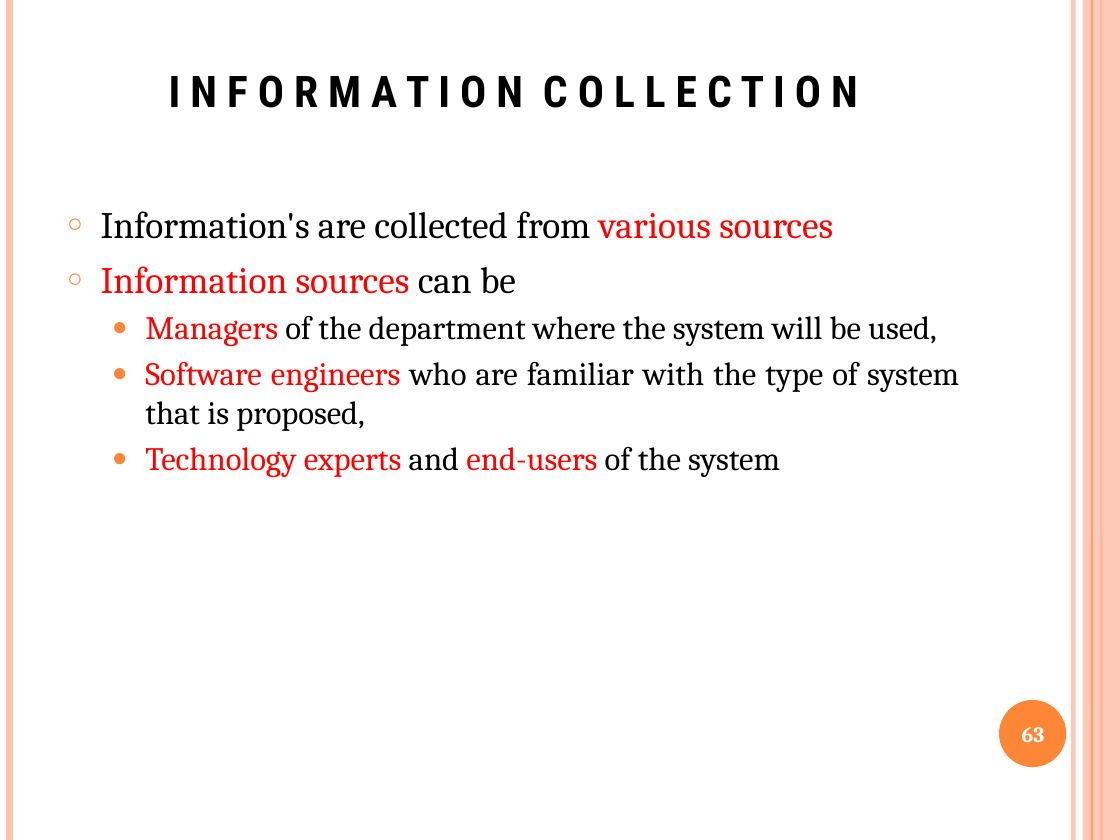
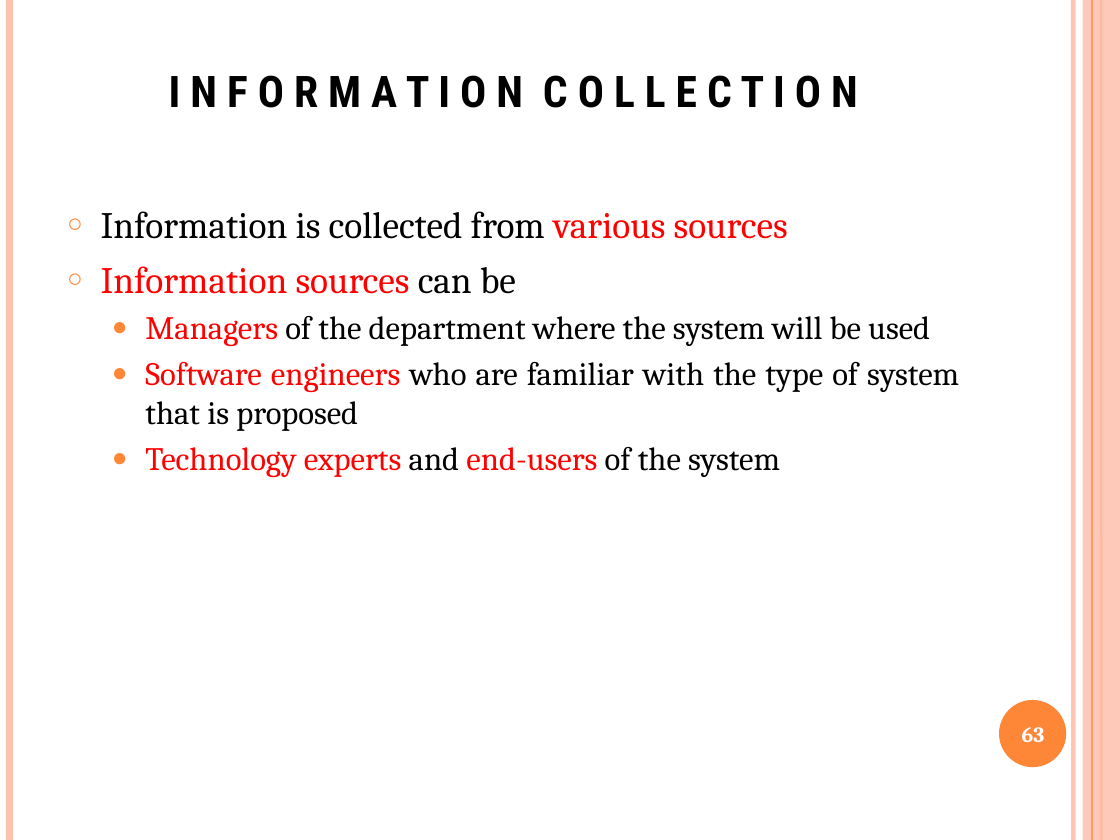
Before and after one commit to GeneralNitin/S6, a slide deck: slide 63 of 04. Software Engineering and Project Management/PPTs/M2.pptx. Drawn at 1120x840 pixels with LibreOffice and Linux fonts; fonts in the diff are those of the drawing. Boxes give left, top, right and bottom in pixels: in the first picture for what was removed or moved away, otherwise in the second. Text is boxed around its words. In the diff, an @@ line names an element or a change of style, - is before the commit and + after.

```diff
--- a/04. Software Engineering and Project Management/PPTs/M2.pptx
+++ b/04. Software Engineering and Project Management/PPTs/M2.pptx
@@ text at [101, 211, 788, 239]: text changed @@
-○ Information's are collected from various sources
+○ Information is collected from various sources
@@ text at [145, 316, 959, 431]: text changed @@
-  ● Managers of the department where the system will be used,
-  ● Software engineers who are familiar with the type of system that is proposed,
+  ● Managers of the department where the system will be used
+  ● Software engineers who are familiar with the type of system that is proposed
```
Also in this commit, not shown: 43 other slides changed, 2 slides added, 4 slides removed, 42 other files.
